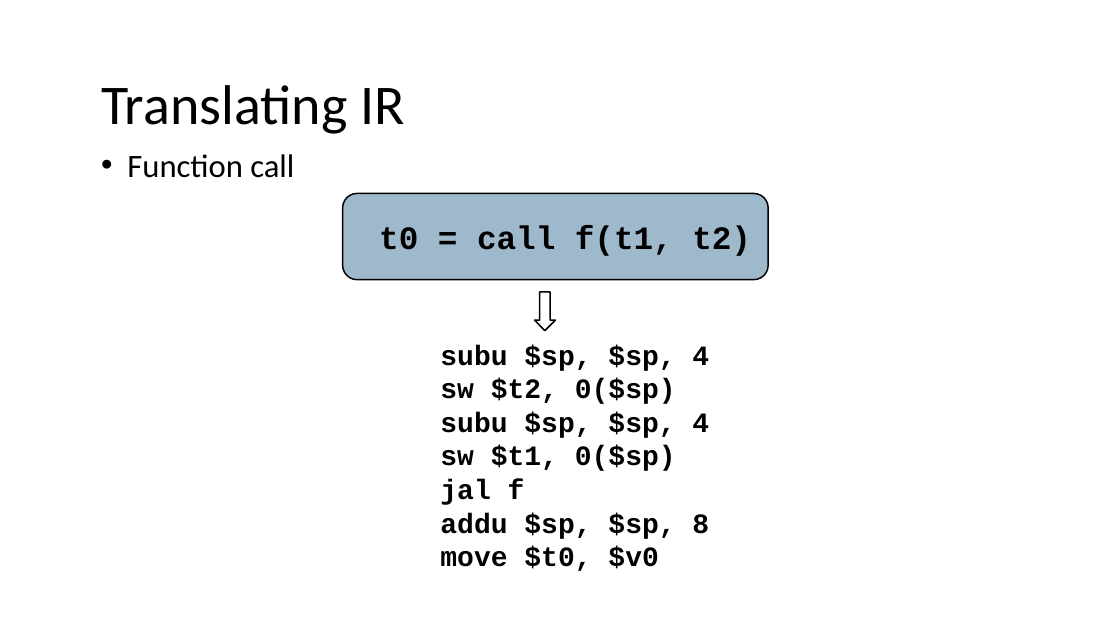
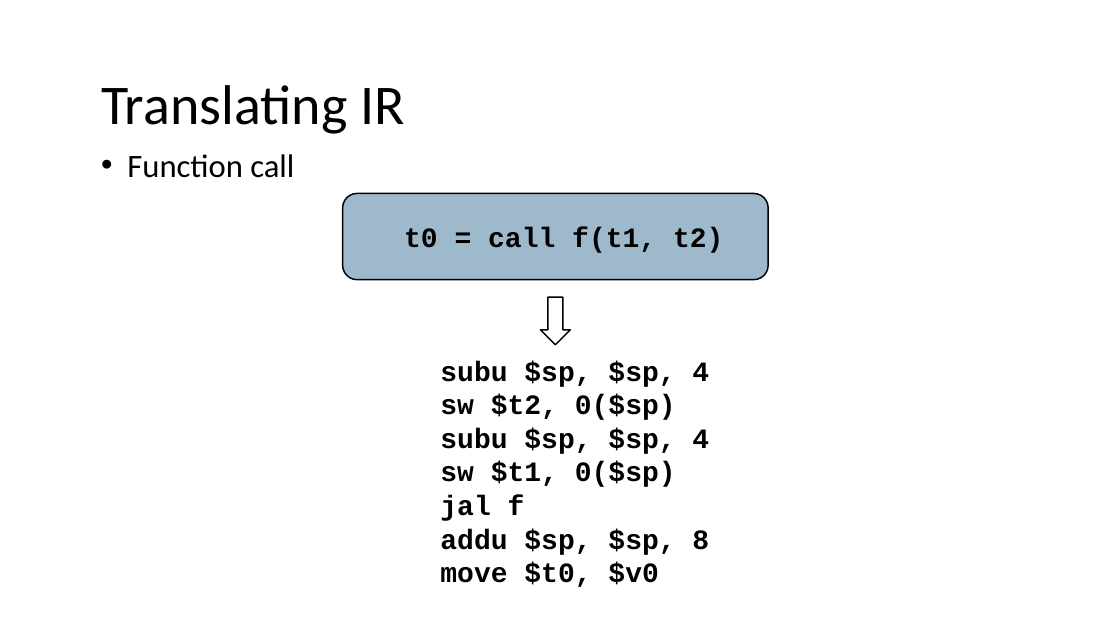
Before and after one commit to nivshani/compilation, a slide deck: slide 52 of slides/codegen.pptx. Drawn at 1120x630 pixels with LibreOffice and Linux fonts; fonts in the diff are those of the drawing. Boxes give left, top, right and bottom in pixels: in the first picture for what was removed or moved away, otherwise in the second. Text is boxed around its words. In the diff, an @@ line names an element or a change of style, - is before the commit and + after.

```diff
--- a/slides/codegen.pptx
+++ b/slides/codegen.pptx
@@ rounded rectangle "t0 = call f(t1, t2)" at [343, 193, 769, 280]: size 28 to 24 pt @@
@@ down arrow: place and size @@
-down arrow at [534, 292, 555, 331]
+down arrow at [540, 297, 571, 345]
@@ text "subu $sp, $sp, 4": place and size @@
-text "subu $sp, $sp, 4" at [440, 345, 709, 571]
+text "subu $sp, $sp, 4" at [440, 361, 709, 587]
```
Also in this commit, not shown: 21 other slides changed, 1 other file.
